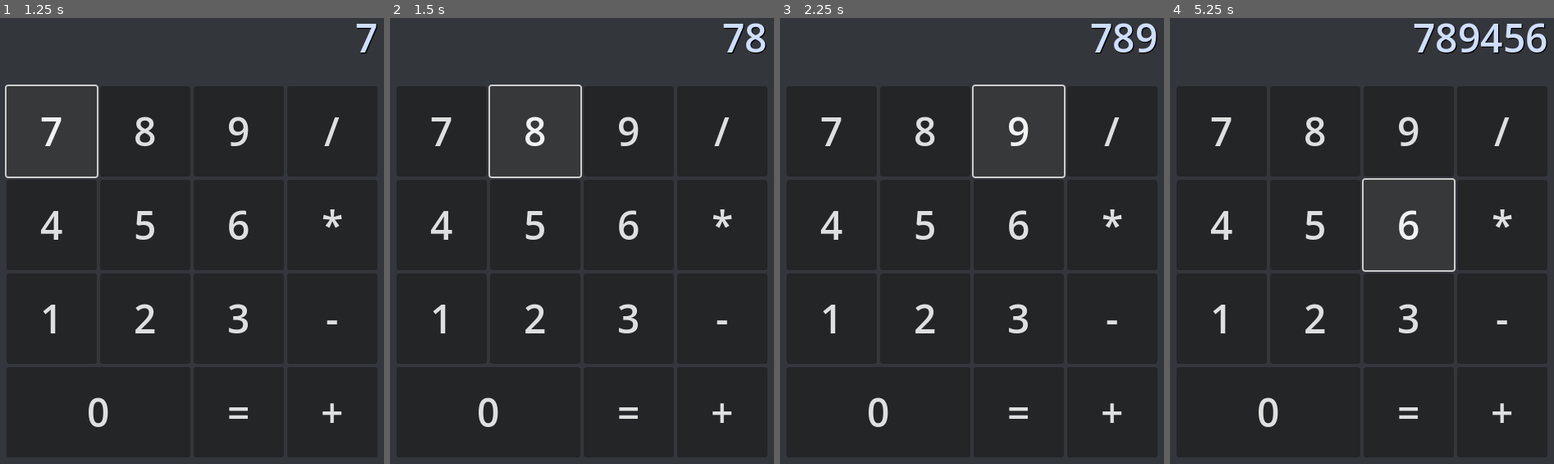
Above: before the commit, frames 1-4 (left to right).
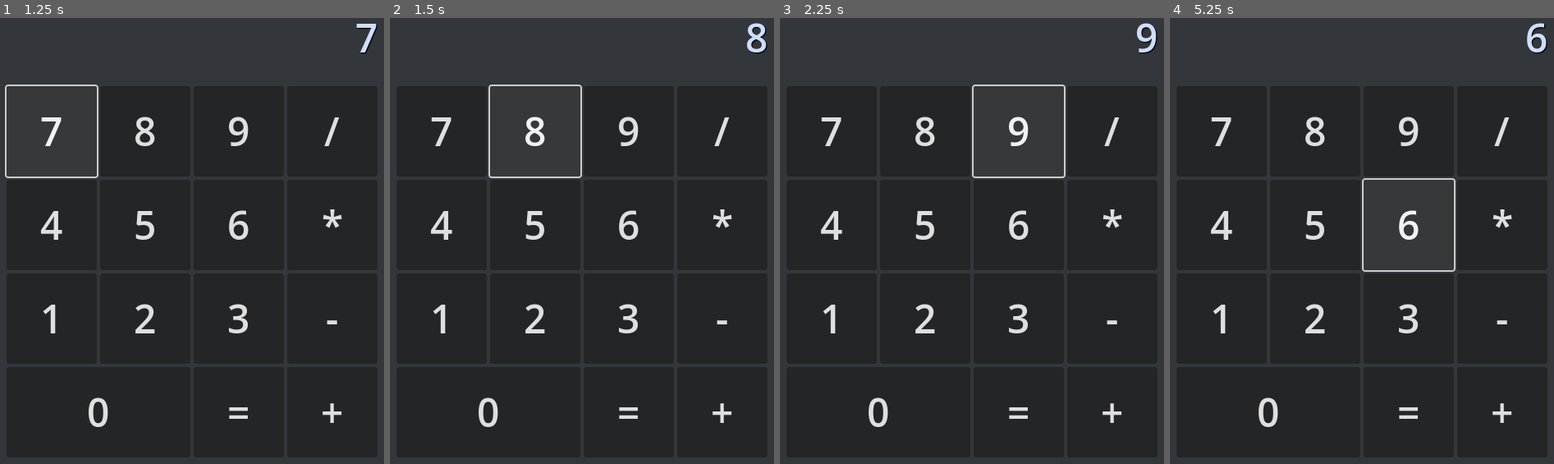
Above: after the commit, the same moments.

Repository: bzaPetey/calculator
Game: Godot game, scene res://calculator.tscn
Two runs of this game, one before a commit and one after it. Both use one fixed random seed, a clock stepped at 60 frames per second and the inputs below.
Inputs:
- Up to frame 1 (1.25 s): click "7" at 0.5 s
- Up to frame 2 (1.5 s): click "8" at 1.25 s
- Up to frame 3 (2.25 s): click "9" at 2 s
- Up to frame 4 (5.25 s): click "/" at 2.75 s; click "4" at 3.5 s; click "5" at 4.25 s; click "6" at 5 s

Frame 1 is identical in both runs. In frame 2, 0.3% of the frame differs, in the area x 86-99%, y 1-8%; in frame 3, 0.4%; in frame 4, 1.0%, in the area x 63-93%, y 1-8%.

Commit message:
added basic 4 functions

Diff:
--- a/calculator.gd
+++ b/calculator.gd
@@ -4,22 +4,43 @@
 
 var total:int = 0
 var opperation = ""
-var display:String = "0"
+
 
 
 func _on_btn_number_pressed(number: int) -> void:
-	if display != "0":
-		display += str(number)
-	else:
-		display = str(number)
+	if output.text == "0":
+		output.text = ""
 
-	output.text = display
+	output.text = str(number)
 
 
 
 func _on_btn_symbol_pressed(symbol:String) -> void:
-	print(symbol)
+	match symbol:
+		"+":
+			opperation = "+"
+
+		"-":
+			opperation = "-"
+		"*":
+			opperation = "*"
+		"/":
+			opperation = "/"
+
+	total = int(output.text)
+	output.text = "0"
 
 
 func _on_btn_equals_pressed() -> void:
-	print('=')
+	match opperation:
+		"+":
+			total += int(output.text)
+		"-":
+			total -= int(output.text)
+		"*":
+			total *= int(output.text)
+		"/":
+			total /= int(output.text)
+
+	opperation = ""
+	output.text = str(total)
